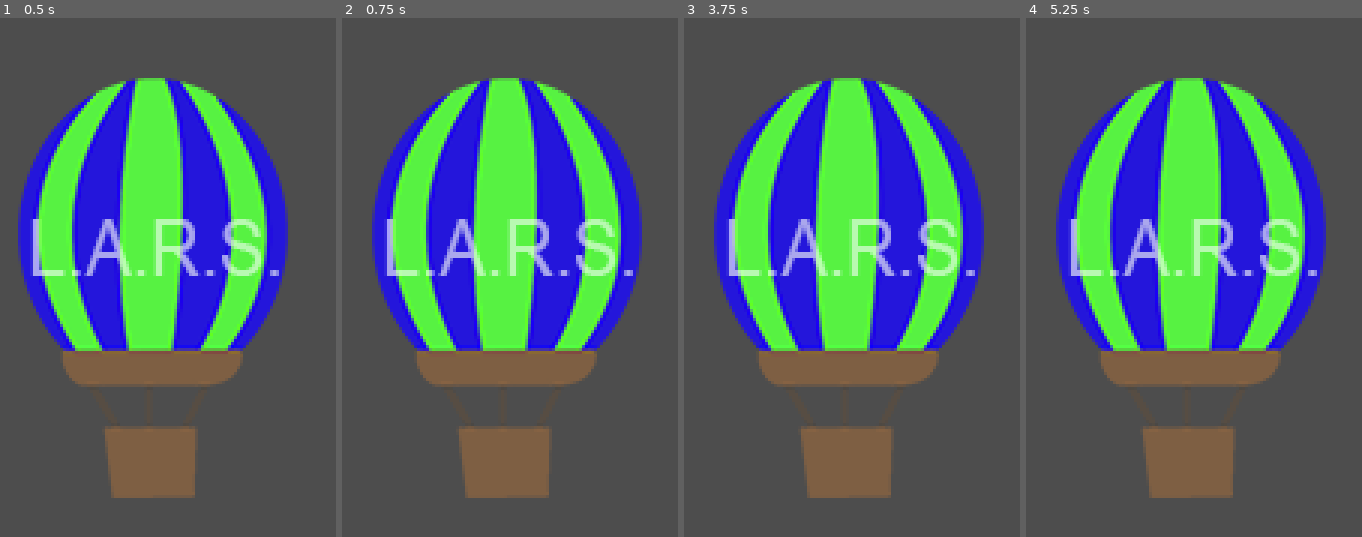
Above: before the commit, frames 1-4 (left to right).
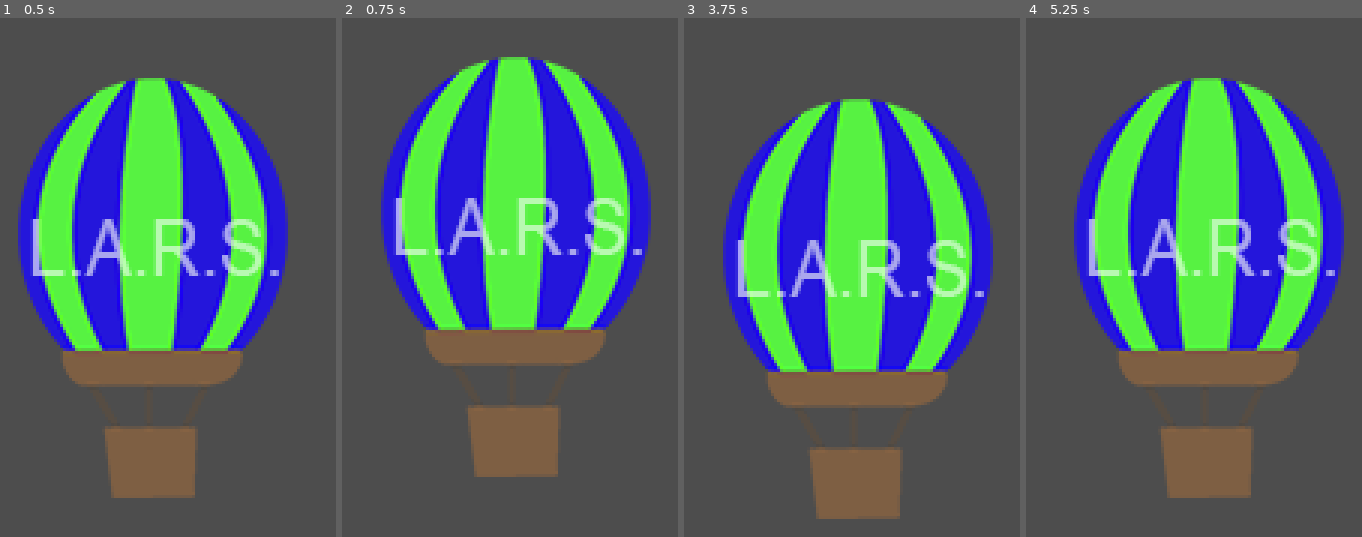
Above: after the commit, the same moments.

Repository: JorgeSaez1/Aereo-Globo
Game: Godot game, scene res://scenes/Jugador.tscn
The game is run twice, just before and just after one commit, with the same random seed, the same clock (stepped at 60 frames per second) and the same inputs.
Inputs (mouse positions are in pixels of both pictures, inside the frame that each line leads up to):
- Up to frame 1 (0.5 s): no input
- Up to frame 2 (0.75 s): tap Enter at 0.5 s; move the mouse to (outside the picture) at 0.52 s; click (outside the picture) at 0.67 s
- Up to frame 3 (3.75 s): tap Space at 1.25, 2.75 s; move the mouse to (outside the picture) at 1.27 s; click (outside the picture) at 1.42 s; tap Enter at 2, 3.5 s; move the mouse to (outside the picture) at 2.02 s; click (outside the picture) at 2.17 s; move the mouse to (outside the picture) at 2.77 s; click (outside the picture) at 2.92 s; move the mouse to (outside the picture) at 3.52 s; click (outside the picture) at 3.67 s
- Up to frame 4 (5.25 s): tap Space at 4.25 s; move the mouse to (outside the picture) at 4.27 s; click (outside the picture) at 4.42 s; move the mouse to (1271, 282) at 5.02 s; click (1271, 282) at 5.17 s

Frame 1 is identical in both runs. In frame 2, 26% of the frame differs, in the area x 8-92%, y 7-93%; in frame 3, 27%; in frame 4, 30%, in the area x 8-95%, y 11-93%.

Commit message:
Correccion de movimiento

Diff:
--- a/scripts/Jugador.gd
+++ b/scripts/Jugador.gd
@@ -1,9 +1,10 @@
 extends CharacterBody2D
 
-const Velocidad	 = 500
+const Velocidad	 = 150
 var Movimiento = Vector2()
 var Touch = false
 var Posicion
+var Longitud = 20
 
 func _input(event):
 	if event is InputEventScreenTouch:
@@ -17,8 +18,19 @@
 func _physics_process(delta):
 	Movimiento = Vector2()
 	if Touch:
-		if global_position.x > Posicion.x:
-			Movimiento.x -=1
-		else:
-			Movimiento.x +=1
-	position += Movimiento
+		if abs(global_position.x - Posicion.x) > Longitud:
+			if global_position.x > Posicion.x:
+				Movimiento.x -=1
+			else:
+				Movimiento.x +=1
+
+		if abs(global_position.y - Posicion.y) > Longitud:
+			if global_position.y > Posicion.y:
+				Movimiento.y -= 1
+			else:
+				Movimiento.y += 1
+
+
+		if Movimiento.length() > 0:
+			Movimiento = Movimiento.normalized() * Velocidad
+		position += Movimiento * delta
